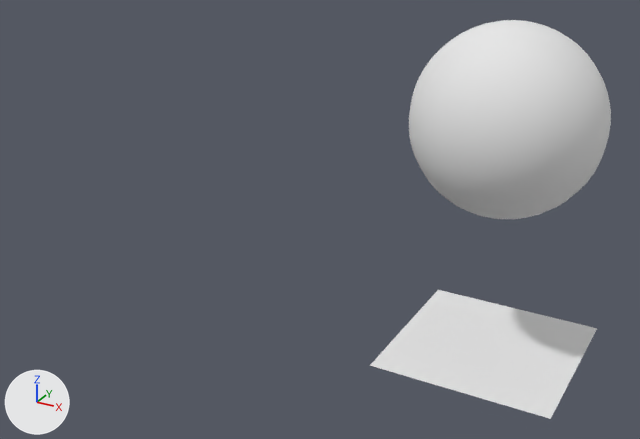
Before and after pictures for a commit that changed the COLLADA model Lab1/Effects/Document1.dae.
The view is the same before and after, from a 50 mm camera at (2.51, -8.51, 6.09) aimed at (-1.52, -1.19, 2.43). Arrows for +X, +Y and +Z are at lower left; the lights stay in place.

Objects in the first picture: 'Node2', 'Node4'.
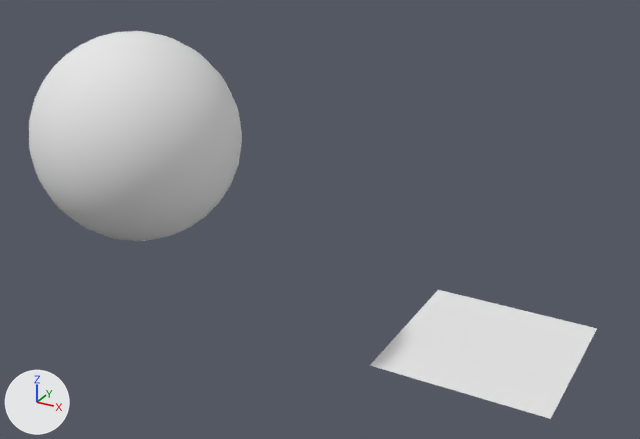
What differs and where, as boxes [x1, y1, x2, y2] in the pictures (640 x 439 px):
'Node2', moved, turned
    before: [409, 20, 611, 219]
    after: [29, 31, 242, 241]

What the commit changed:
Object 'Node2' (ob_node2) moves from (0.0, 0.0, 3.386) to (-2.952, -2.216, 3.386).
Object 'Node2' (ob_node2) turns from (0, 0, 0) to (-139, 13, -12) degrees about x, y and z.
